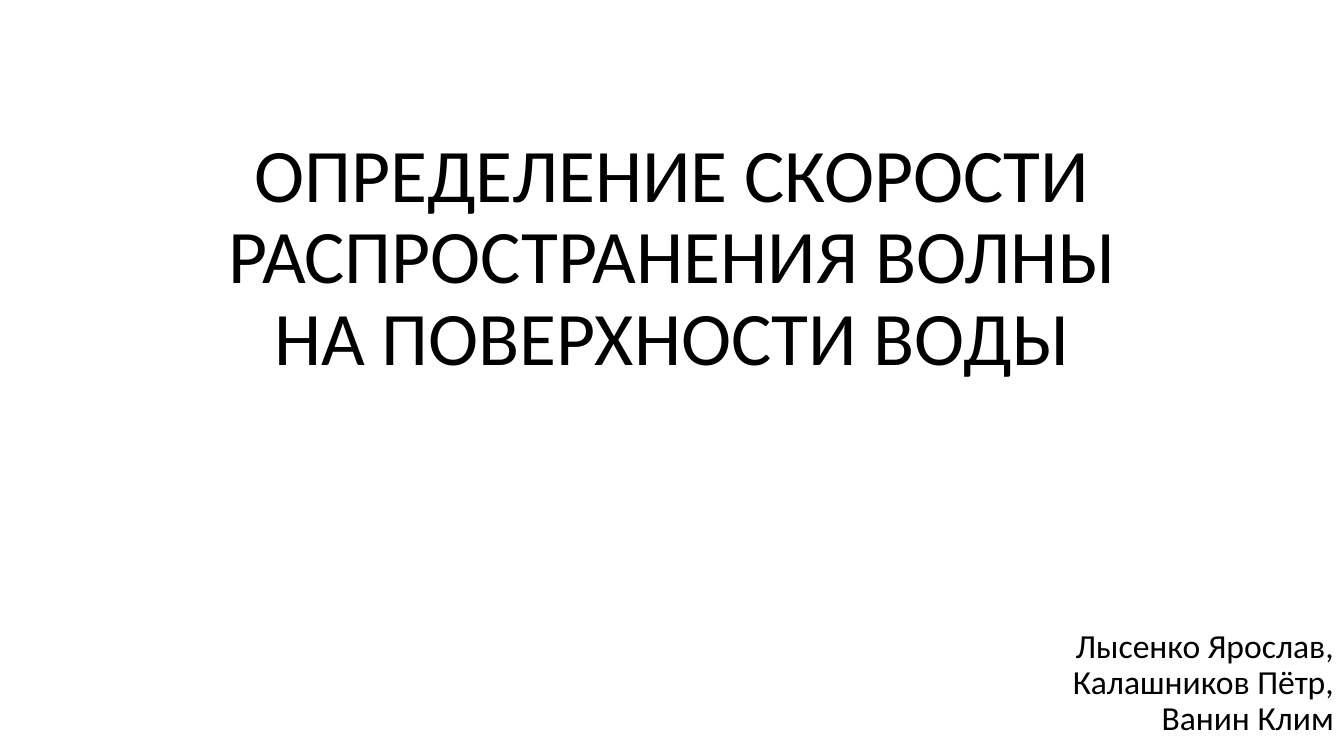
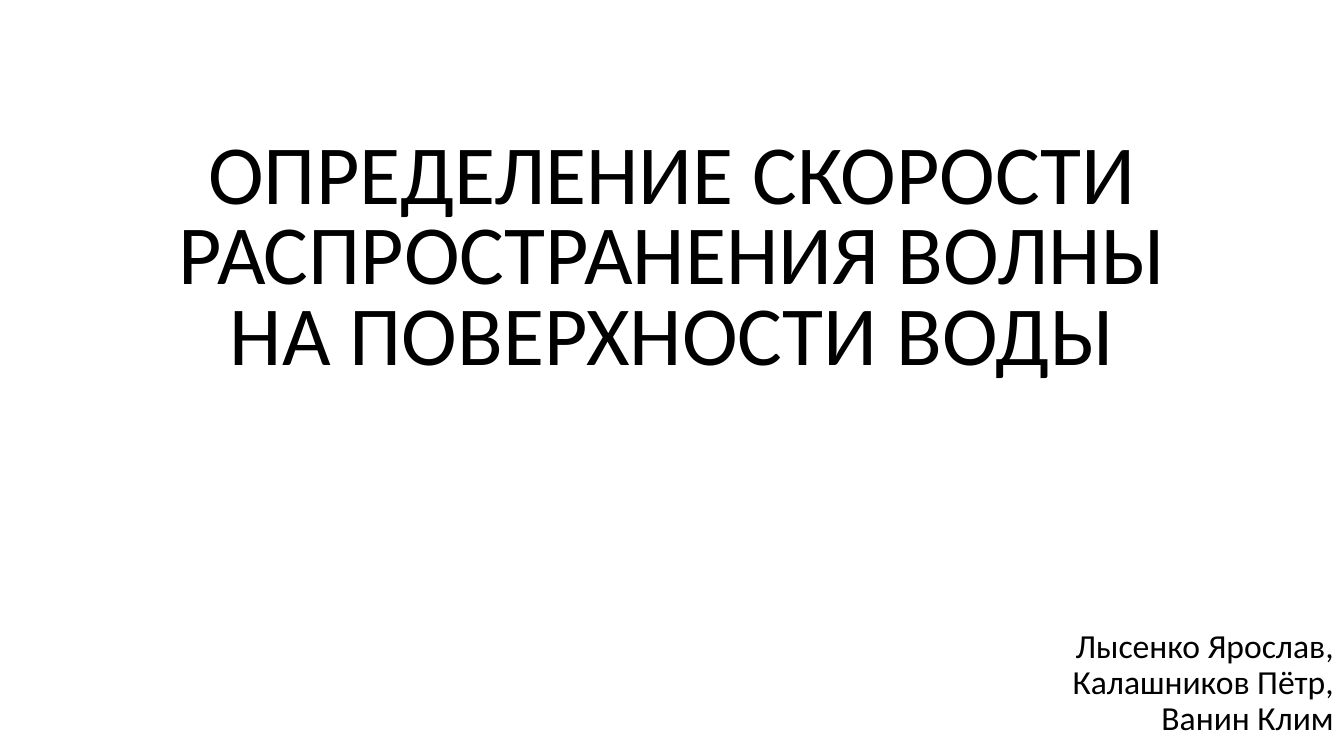
Before and after one commit to LLeska/laba-wave, a slide deck: slide 1 of wave_presa.pptx. Drawn at 1344x756 pixels with LibreOffice and Linux fonts; fonts in the diff are those of the drawing. Boxes give left, top, right and bottom in pixels: in the first picture for what was removed or moved away, otherwise in the second. Text is boxed around its words. In the diff, an @@ line names an element or a change of style, - is before the commit and + after.

```diff
--- a/wave_presa.pptx
+++ b/wave_presa.pptx
@@ title "ОПРЕДЕЛЕНИЕ СКОРОСТИ РАСПРОСТРАНЕНИЯ ВОЛНЫ НА ..." at (179,149,1165,378): size 54 to 60 pt; line spacing 0.9 to 0.8 @@
```
Also in this commit, not shown: 1 other slide changed, 1 slide added, 1 slide removed, 1 other file.
